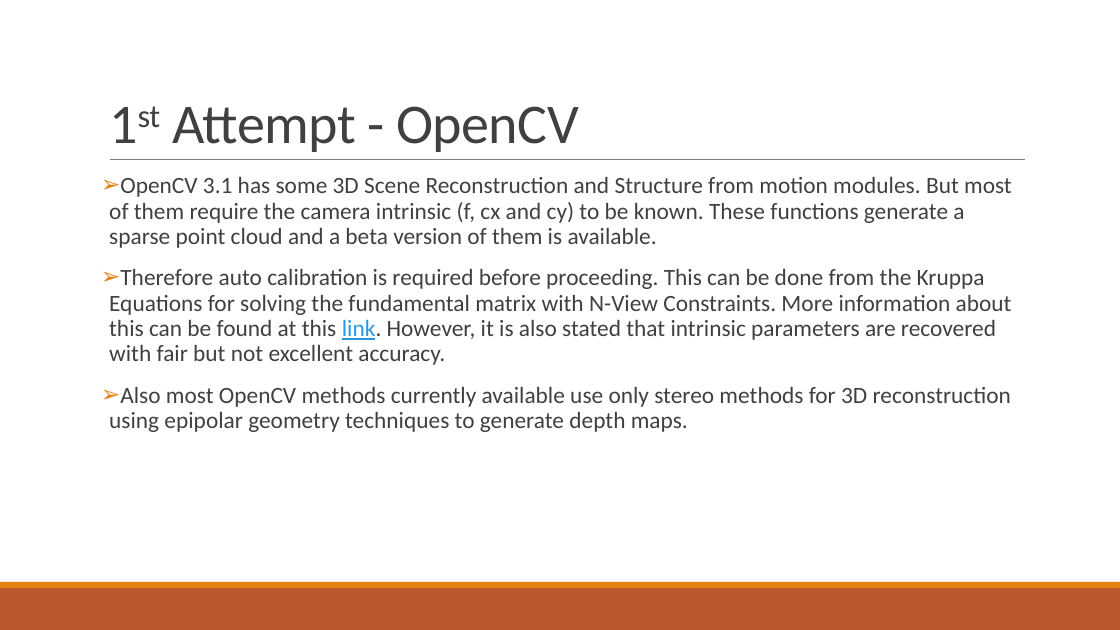
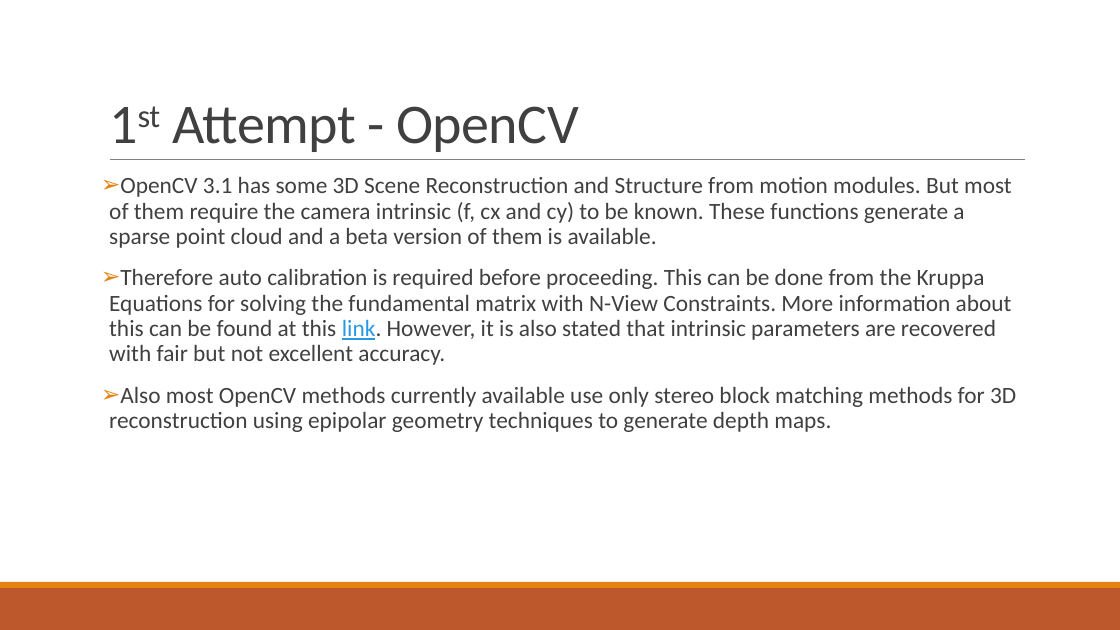
Before and after one commit to anonymous31173/3D-Reconstruction, a slide deck: slide 2 of 3D Reconstruction of Notre Dame Cathedral.pptx. Drawn at 1120x630 pixels with LibreOffice and Linux fonts; fonts in the diff are those of the drawing. Boxes give left, top, right and bottom in pixels: in the first picture for what was removed or moved away, otherwise in the second. Text is boxed around its words. In the diff, an @@ line names an element or a change of style, - is before the commit and + after.

```diff
--- a/3D Reconstruction of Notre Dame Cathedral.pptx
+++ b/3D Reconstruction of Notre Dame Cathedral.pptx
@@ text at (109,387,1016,432): text changed @@
-➢ Also most OpenCV methods currently available use only stereo methods for 3D reconstruction using epipolar geometry techniques to generate depth maps.
+➢ Also most OpenCV methods currently available use only stereo block matching methods for 3D reconstruction using epipolar geometry techniques to generate depth maps.
```
Also in this commit, not shown: 4 other slides changed, 2 slides added.
